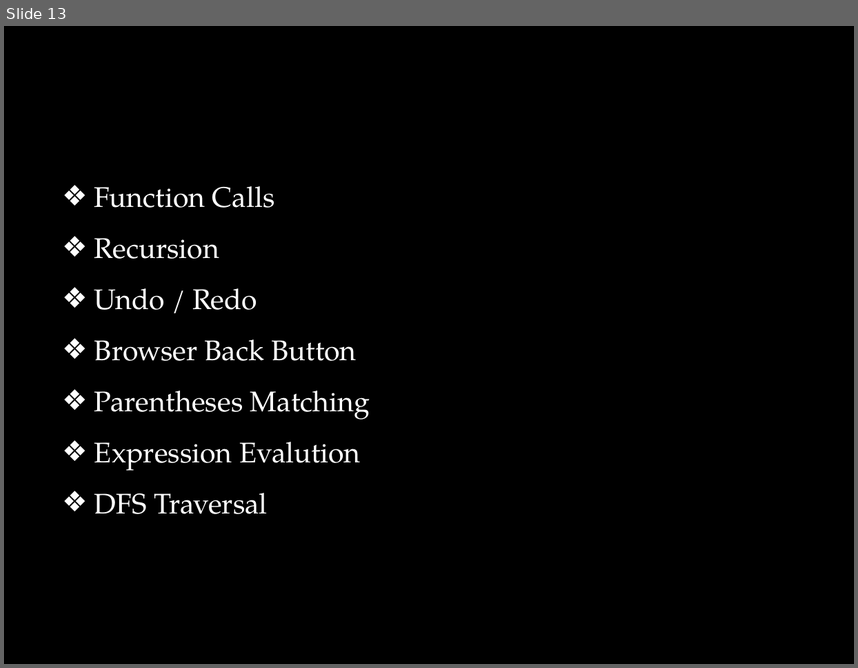
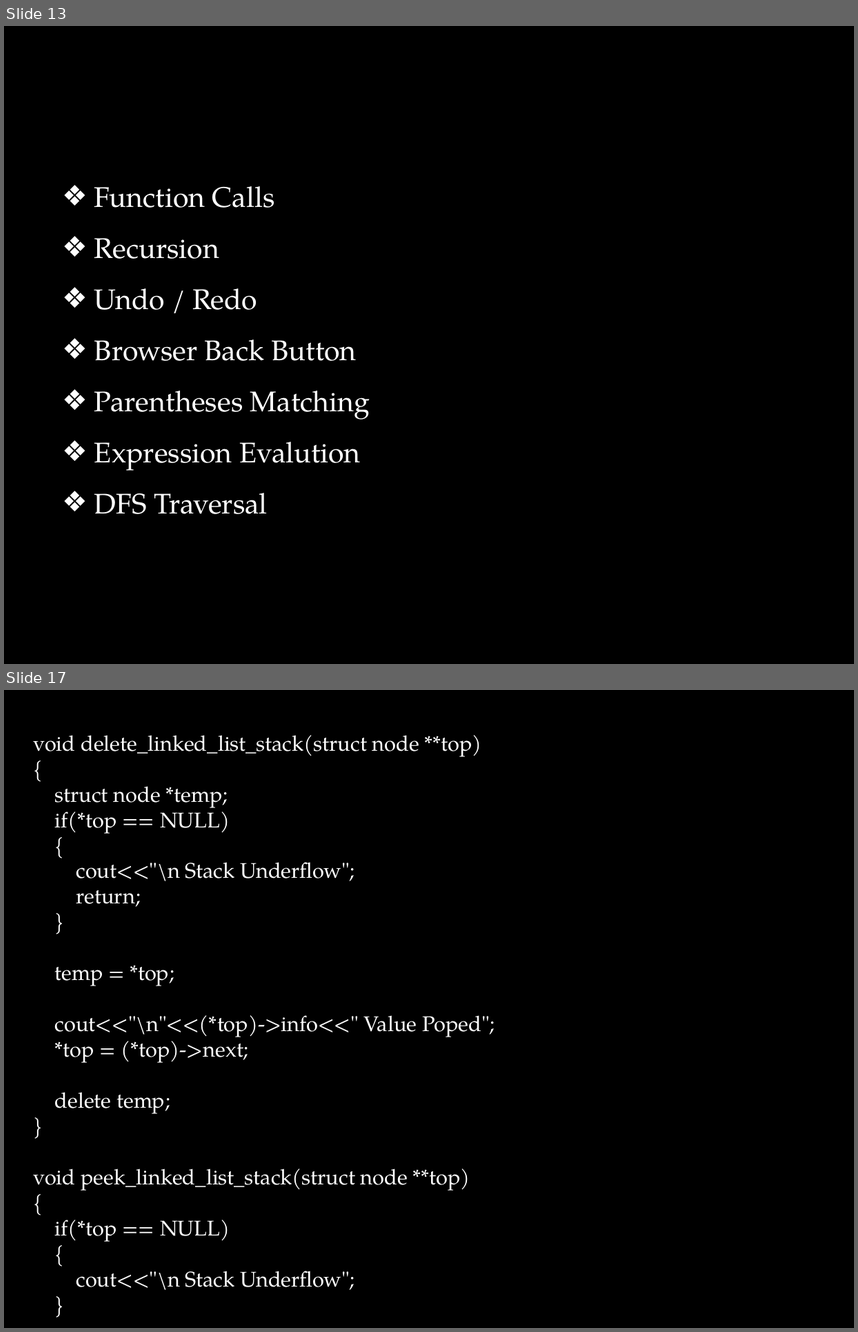
Before and after one commit to darshanpgohil/Data-Structure-Msc-It-Sem-1, a slide deck: Projects/Presentation_DSA.pptx. Shown one above the other, each under a label of ours: slide 13 before the commit, slides 13 and 17 after it; the slides between them are not shown. The pictures are 858x668 and 858x1332 pixels, drawn with LibreOffice and Linux fonts; fonts in the diff are those of the drawing; background and template pictures are left out. Boxes give left, top, right and bottom in pixels: in the first picture for what was removed or moved away, otherwise in the second. Text is boxed around its words. In the diff, an @@ line names an element or a change of style, - is before the commit and + after.

```diff
--- a/Projects/Presentation_DSA.pptx
+++ b/Projects/Presentation_DSA.pptx
@@ slide 17 added at (x1=4, y1=690, x2=854, y2=1328), background picture (left out) @@
@@ text added at (x1=34, y1=735, x2=495, y2=1290), 18 pt, text #FFFFFF @@
+void delete_linked_list_stack(struct node **top)
+{
+struct node *temp;
+if(*top == NULL)
+{
+cout<<"\n Stack Underflow";
+return;
+}
+temp = *top;
+cout<<"\n"<<(*top)->info<<" Value Poped";
+*top = (*top)->next;
+delete temp;
+}
+void peek_linked_list_stack(struct node **top)
+{
+if(*top == NULL)
+{
+cout<<"\n Stack Underflow";
+}
```
Also in this commit, not shown: 2 slides changed, 4 other slides added.
